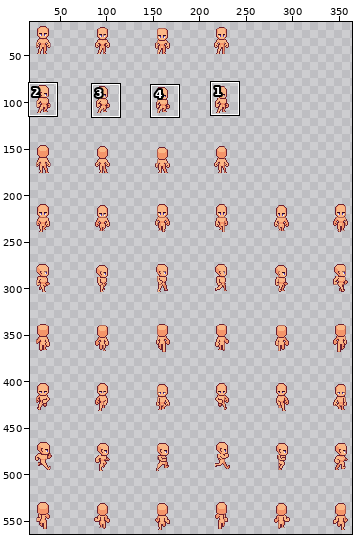
One commit to this sprite sheet: Assets/Textures/Characters/player_spritesheet.png. Above, an overview of the earlier version with the close-up marked.
Close-up. Before the commit:
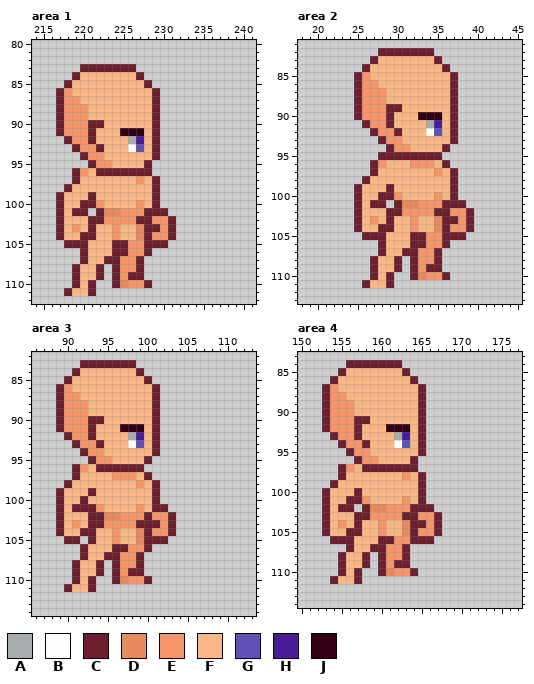
The file is 400x576 pixels. Shown: area 1: x 214..241, y 80..112; area 2: x 18..45, y 81..113; area 3: x 86..113, y 82..114; area 4: x 150..177, y 83..114. The wide view leaves out empty margins. The commit also changed other parts of the picture, which this record leaves out.
Palette (. is transparent): A #a7acae  B #fffcfc  C #6c1f2f  D #e7895f  E #f4956a  F #fab786  G #6051b6  H #471c96  J #330015
Pixels before, area 1, first column x 217:
 83 ...CCCCCCC.....
 84 ..CFFFFFFFC....
 85 .CFFFFFFFFFC...
 86 CEFFFFFFFFFFC..
 87 CEEFFFFFFFFFC..
 88 CEEEFFFFFFFFC..
 89 CEEEFFFFFFFFC..
 90 CEEECCFFFFFFC..
 91 CEEECFFFJJJFC..
 92 .CEECFFFFAHFC..
 93 ..CEECFFFBGFC..
 94 ...CEEFFFFFFC..
 95 ....CEEFFFFC...
 96 ..CEFCCCCCCC...
 97 ..CFFFFFFFEFC..
 98 .CFFFFFFFFFFC..
 99 CFFFCFFFFFFFC..
100 CFFCCEFFFFEFC..
101 CFCC.CDDEEECCC.
102 CFFFCCEEEECCEEC
103 CFEFCFFEFFDCCEC
104 CFFCCFFEFFDCEEC
105 .CCCFFFCCEECCC.
106 ...CFFFCCEEC...
107 ...CFFCCEEC....
108 ..CFFC.CEEC....
109 ..CFFC.CECC....
110 ..CFC..CDEEC...
111 .CFFC..........
Pixels before, area 2, first column x 25:
 82 ...CCCCCCC.....
 83 ..CFFFFFFFC....
 84 .CFFFFFFFFFC...
 85 CEFFFFFFFFFFC..
 86 CEEFFFFFFFFFC..
 87 CEEEFFFFFFFFC..
 88 CEEEFFFFFFFFC..
 89 CEEECCFFFFFFC..
 90 CEEECFFFJJJFC..
 91 .CEECFFFFAHFC..
 92 ..CEECFFFBGFC..
 93 ...CEEFFFFFFC..
 94 ....CEEFFFFC...
 95 ...CCCCCCCC....
 96 ..CEFFFEEEFC...
 97 ..CFFFFFFFEFC..
 98 .CFFFFFFFFFFC..
 99 CFFFCFFFFFFFC..
100 CFFCCEFFFFEFC..
101 CFCC.CDDEEECCC.
102 CFFFCCEEEECCEEC
103 CFEFCFFEFFDCCEC
104 CFFCCFFEFFDCEEC
105 .CCCFFFCCEECCC.
106 ...CFFFCCEEC...
107 ...CFFCCEEC....
108 ..CFFC.CEEC....
109 ..CFFC.CECC....
110 ..CFC..CDEEC...
111 .CFFC..........
Pixels before, area 3, first column x 89:
 83 ...CCCCCCC.....
 84 ..CFFFFFFFC....
 85 .CFFFFFFFFFC...
 86 CEFFFFFFFFFFC..
 87 CEEFFFFFFFFFC..
 88 CEEEFFFFFFFFC..
 89 CEEEFFFFFFFFC..
 90 CEEECCFFFFFFC..
 91 CEEECFFFJJJFC..
 92 .CEECFFFFAHFC..
 93 ..CEECFFFBGFC..
 94 ...CEEFFFFFFC..
 95 ....CEEFFFFC...
 96 ..CEFCCCCCC....
 97 ..CFFFFEEEFC...
 98 .CFFFFFFFFEFC..
 99 CFFFCFFFFFFFC..
100 CFFCFFFFFFFFC..
101 CFCCCEFFFFEFCC.
102 CFFFCCDDEEECEEC
103 CFEFCCEEEECCCEC
104 CFFCCFFEFFDCEEC
105 .CC.CFFEFFDCCC.
106 ...CFFFCCEEC...
107 ...CFFCCEEC....
108 ..CFFC.CEEC....
109 ..CFFC.CECC....
110 ..CFC..CDEEC...
111 .CFFC..........
Pixels before, area 4, first column x 153:
 84 ...CCCCCCC.....
 85 ..CFFFFFFFC....
 86 .CFFFFFFFFFC...
 87 CEFFFFFFFFFFC..
 88 CEEFFFFFFFFFC..
 89 CEEEFFFFFFFFC..
 90 CEEEFFFFFFFFC..
 91 CEEECCFFFFFFC..
 92 CEEECFFFJJJFC..
 93 .CEECFFFFAHFC..
 94 ..CEECFFFBGFC..
 95 ...CEEFFFFFFC..
 96 ....CEEFFFFC...
 97 ..CEFCCCCCCC...
 98 ..CFFFFFFFEFC..
 99 .CFFFFFFFFFFC..
100 CFFFCFFFFFFFC..
101 CFFCCEFFFFEFC..
102 CFCC.CDDEEECCC.
103 CFFFCCEEEECCEEC
104 CFEFCFFEFFDCCEC
105 CFFCCFFEFFDCEEC
106 .CCCFFFCCEECCC.
107 ...CFFCCEEC....
108 ..CFFC.CEEC....
109 ..CFFC.CECC....
110 ..CFC..CDEEC...
111 .CFFC..........
And afterwards:
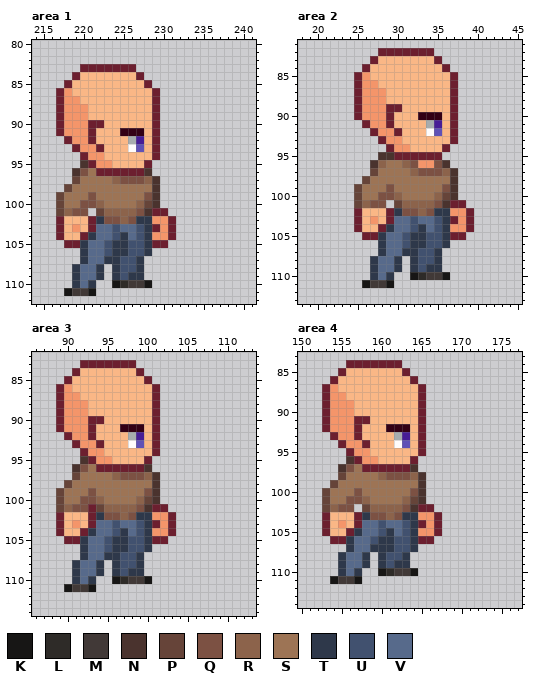
Colours new in this view: K #171615  L #2e2b28  M #413937  N #4a332e  P #664439  Q #7c5143  R #8c634b  S #9d7455  T #2e384a  U #41516f  V #576a8b
Change:
Changed rows in their new state; - is an unchanged pixel.
Area 1:
first column x 217:
 95 ---N---------
 96 --NQS------N-
 97 --PSSSSRQQQRN
 98 -PSSSSSSSSSSN
 99 PSSSQSSSSSSQN
100 PSSQQRSSSSRPN
101 PRQQ-PRRRRQN-
102 -----TQQRQTT-
103 -----VVUVVUT-
104 ----TVVUTVUT-
105 ---TVVUTTUUT-
106 ---TVVUTTUUT-
107 ---TVVTTUUT--
108 --TVVT-TUUT--
109 --TVVT-TUTT--
110 --TVT--KLMMK-
111 -KMMK--------
Area 2:
first column x 25:
 95 ---NN--------
 96 --NRSSRQ--QN-
 97 --PSSSSRQQQRN
 98 -PSSSSSSSSSSN
 99 PSSSQSSSSSSQN
100 PSSQQRSSSSRPN
101 PRQQ-PRRRRQN-
102 -----TQQRQTT-
103 -----VVUVVUT-
104 ----TVVUTVUT-
105 ---TVVUTTUUT-
106 ---TVVUTTUUT-
107 ---TVVTTUUT--
108 --TVVT-TUUT--
109 --TVVT-TUTT--
110 --TVT--KLMMK-
111 -KMMK--------
Area 3:
first column x 89:
 95 ---N---------
 96 --NQS------N-
 97 --PSSSSRQQQRN
 98 -PSSSSSSSSSSN
 99 PSSSQSSSSSSQN
100 PSSQQRSSSSRPN
101 PRQQ-PRRRRQN-
102 -----TQQRQTT-
103 -----VVUVVUT-
104 ----TVVUTVUT-
105 ---TVVUTTUUT-
106 ---TVVUTTUUT-
107 ---TVVTTUUT--
108 --TVVT-TUUT--
109 --TVVT-TUTT--
110 --TVT--KLMMK-
111 -KMMK--------
Area 4:
first column x 153:
 96 ---N---------
 97 --NQS------N-
 98 --PSSSSRQQQRN
 99 -PSSSSSSSSSSN
100 PSSSQSSSSSSQN
101 PSSQQRSSSSRPN
102 PRQQ-PRRRRQN-
103 -----TQQRQTT-
104 -----VVUVVUT-
105 ----TVVUTVUT-
106 ---TVVUTTUUT-
107 ---TVVTTTUUT-
108 --TVVT-TUUT--
109 --TVVT-TUTT--
110 --TVT--KLMMK-
111 -KMMK--------
Boxes around the changes in both close-ups, in picture pixels (x1, y1, x2, y2):
changed: (56, 160, 160, 296)
changed: (354, 152, 458, 288)
changed: (56, 456, 160, 592)
changed: (322, 456, 426, 584)
